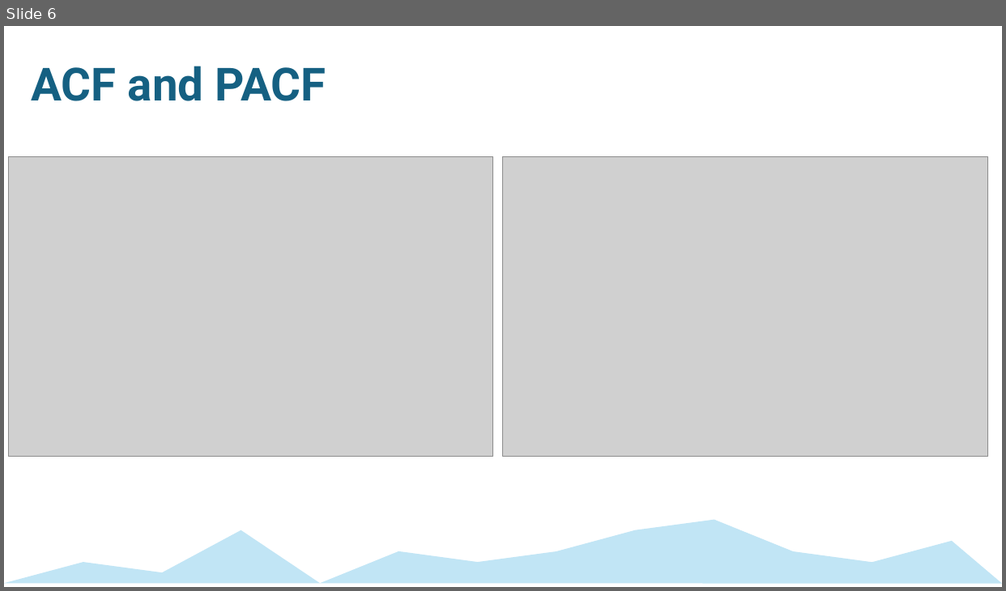
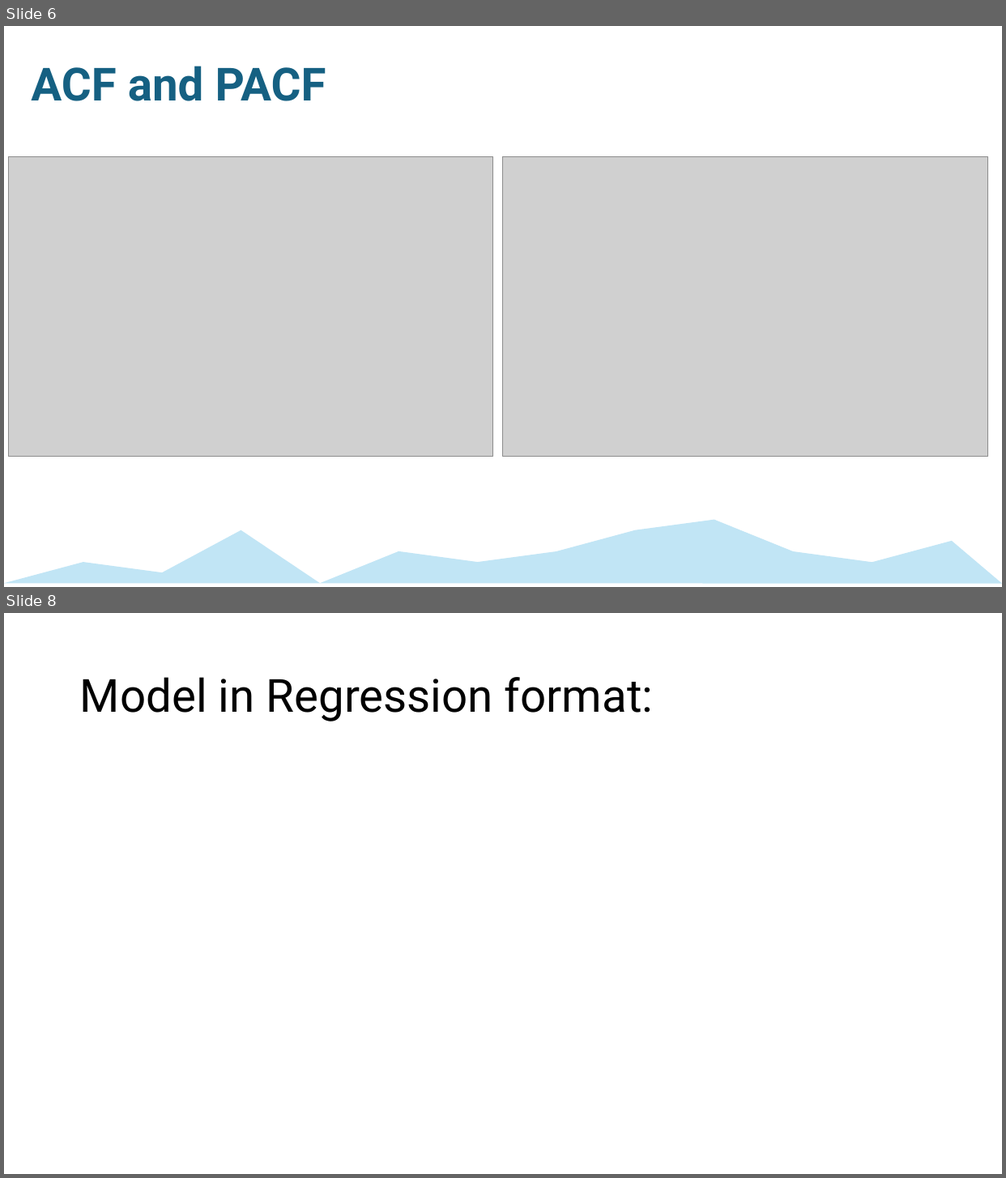
Before and after one commit to mckenzie-maidl/data5305-traffic-predictions, a slide deck: Presentations/Step1Presentation_ECON5305_DataTranslationChallenge.pptx. Shown one above the other, each under a label of ours: slide 6 before the commit, slides 6 and 8 after it; the slides between them are not shown. The pictures are 1006x591 and 1006x1178 pixels, drawn with LibreOffice and Linux fonts; fonts in the diff are those of the drawing; grey boxes stand for pictures. Boxes give left, top, right and bottom in pixels: in the first picture for what was removed or moved away, otherwise in the second. Text is boxed around its words. In the diff, an @@ line names an element or a change of style, - is before the commit and + after.

```diff
--- a/Presentations/Step1Presentation_ECON5305_DataTranslationChallenge.pptx
+++ b/Presentations/Step1Presentation_ECON5305_DataTranslationChallenge.pptx
@@ slide 8 added at bbox=[4, 613, 1002, 1174], background #FFFFFF @@
@@ title added at bbox=[80, 677, 653, 722], 44 pt, text #000000 @@
+Model in Regression format:
```
Also in this commit, not shown: 6 other slides added, 3 other files.
